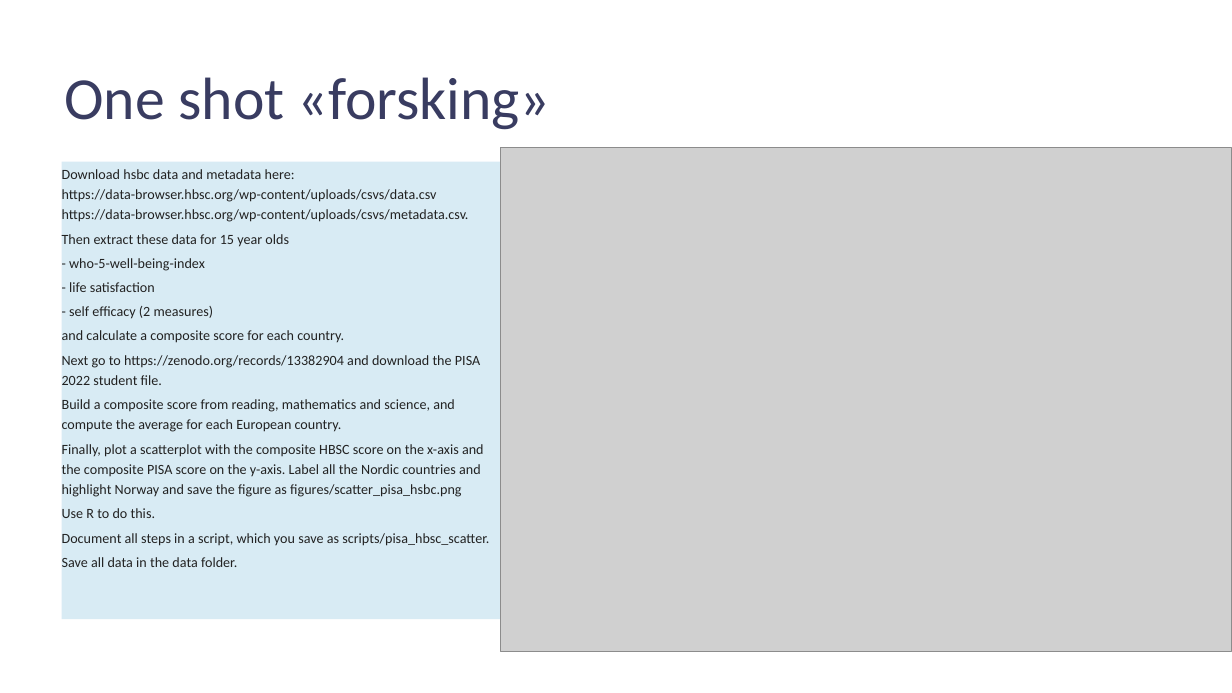
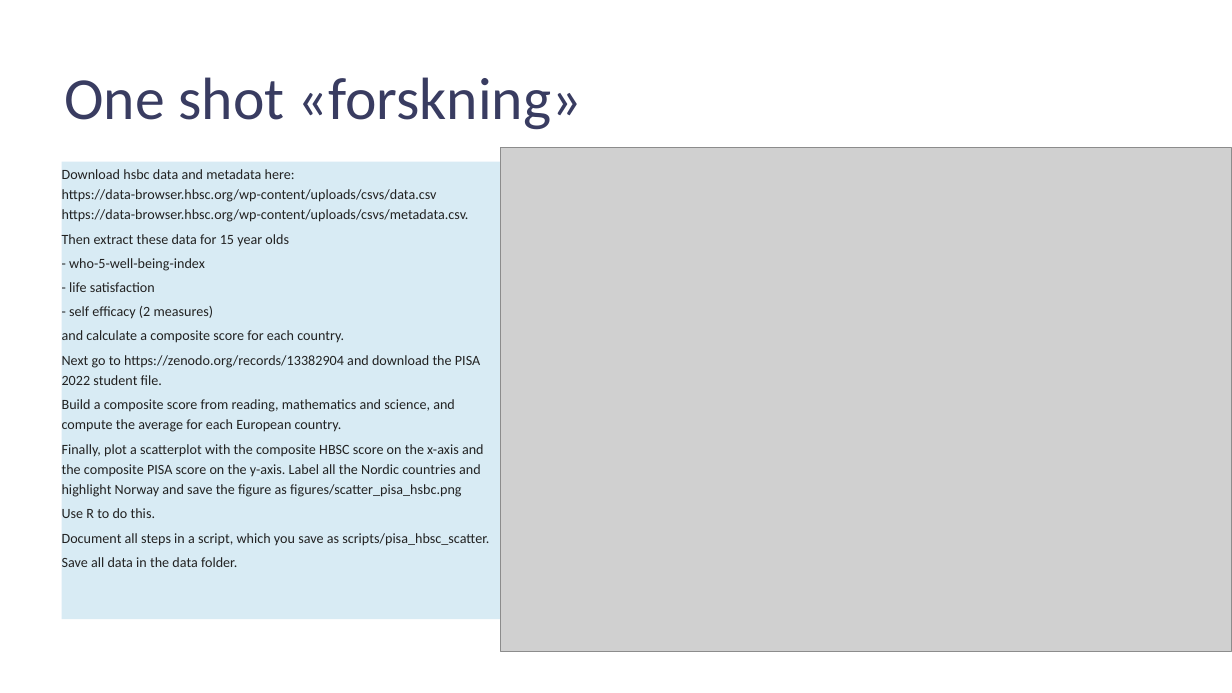
Before and after one commit to gbiele/AI4Research, a slide deck: slide 2 of KI i forskning.pptx (slide 3 before the commit). Drawn at 1232x693 pixels with LibreOffice and Linux fonts; fonts in the diff are those of the drawing; grey boxes stand for pictures. Boxes give left, top, right and bottom in pixels: in the first picture for what was removed or moved away, otherwise in the second. Text is boxed around its words. In the diff, an @@ line names an element or a change of style, - is before the commit and + after.

Commit message:
Update presentation file "KI i forskning.pptx" with new content and enhancements.

```diff
--- a/KI i forskning.pptx
+++ b/KI i forskning.pptx
@@ title at [65, 77, 582, 130]: text changed @@
-One shot «forsking»
+One shot «forskning»
```
Also in this commit, not shown: 2 other slides changed, 1 slide removed, 3 other files.
